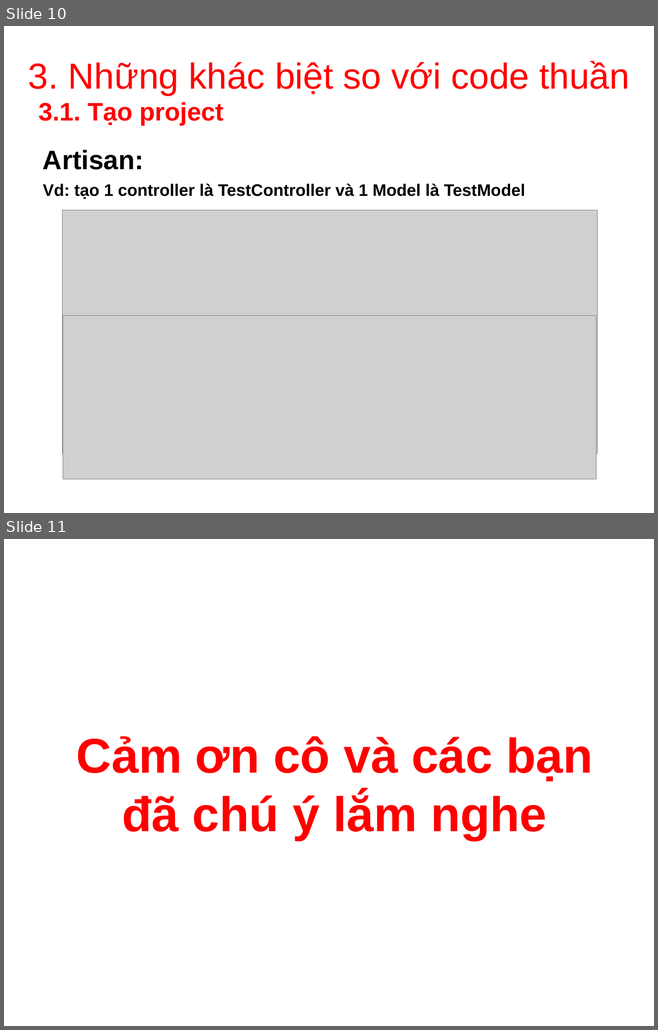
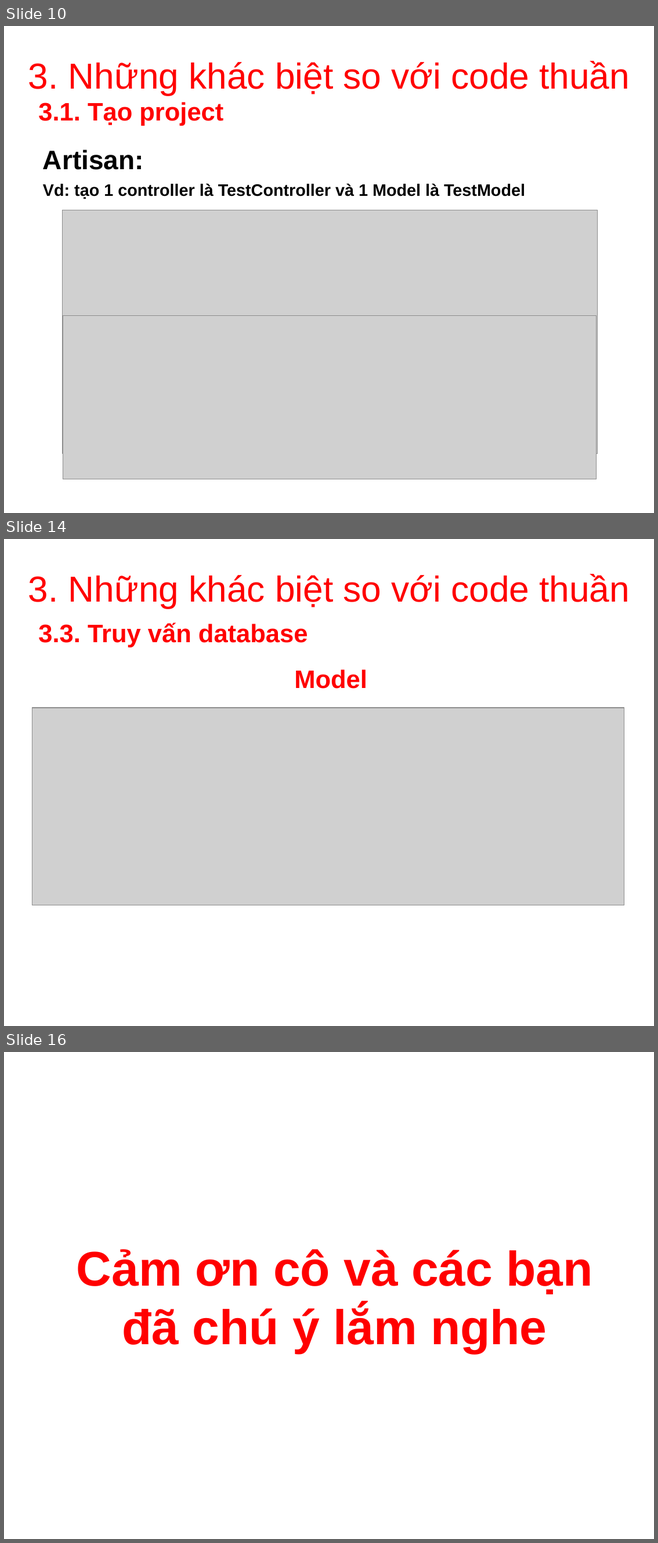
Before and after one commit to buckblack/CNPM_Nhom4_ca1, a slide deck: cnpm_laravel.ppt. Shown one above the other, each under a label of ours: slides 10 and 11 before the commit, slides 10, 14 and 16 after it; the slides between them are not shown. The pictures are 658x1030 and 658x1543 pixels, drawn with LibreOffice and Linux fonts; fonts in the diff are those of the drawing; grey boxes stand for pictures; background and template pictures are left out. Boxes give left, top, right and bottom in pixels: in the first picture for what was removed or moved away, otherwise in the second. Text is boxed around its words. In the diff, an @@ line names an element or a change of style, - is before the commit and + after.

```diff
--- a/cnpm_laravel.ppt
+++ b/cnpm_laravel.ppt
@@ slide 14 added at box(4, 539, 654, 1026), background picture (left out) @@
@@ title added at box(28, 574, 630, 608), 40 pt, text #FF0000 @@
+3. Những khác biệt so với code thuần
@@ text added at box(38, 623, 308, 647), 28 pt, text #FF0000, bold @@
+3.3. Truy vấn database
@@ text added at box(294, 669, 367, 689), 28 pt, text #FF0000, bold @@
+Model
@@ picture added at box(32, 708, 623, 906) @@
@@ what was slide 11 is now slide 16 @@
```
Also in this commit, not shown: 4 other slides added.
